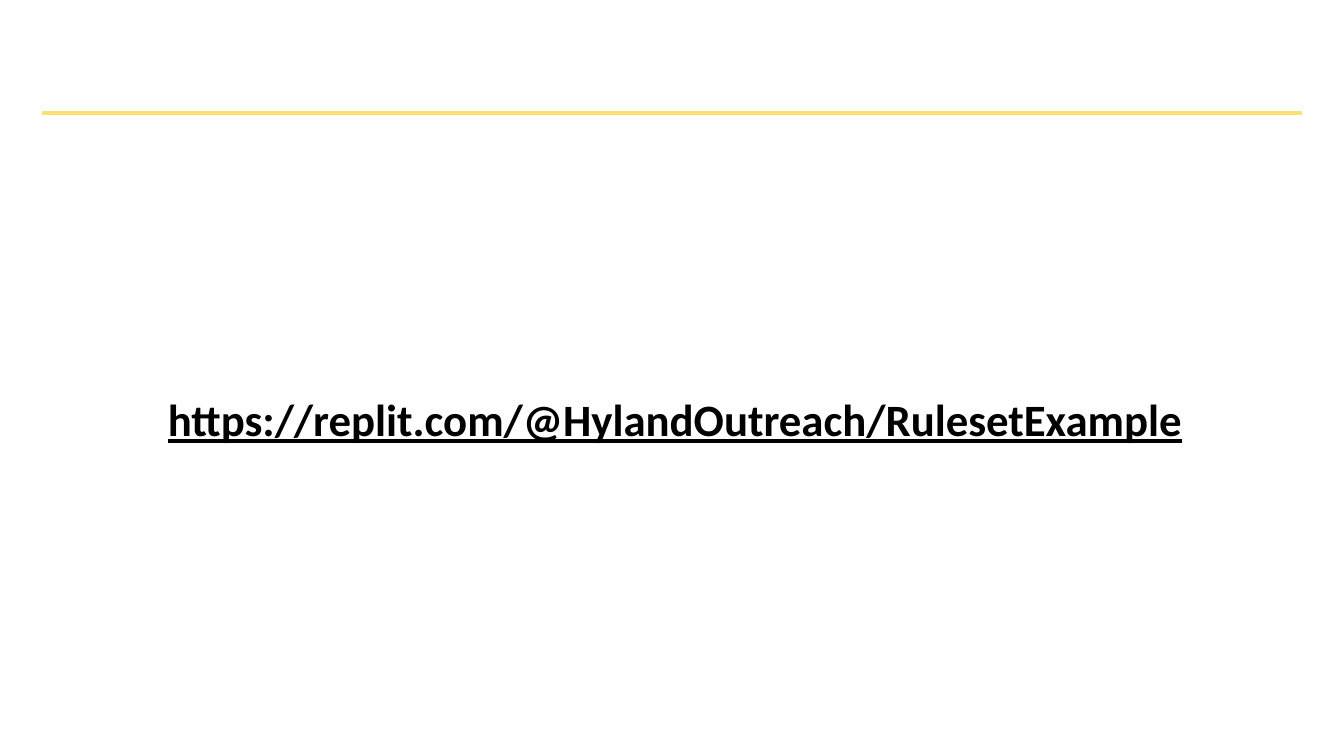
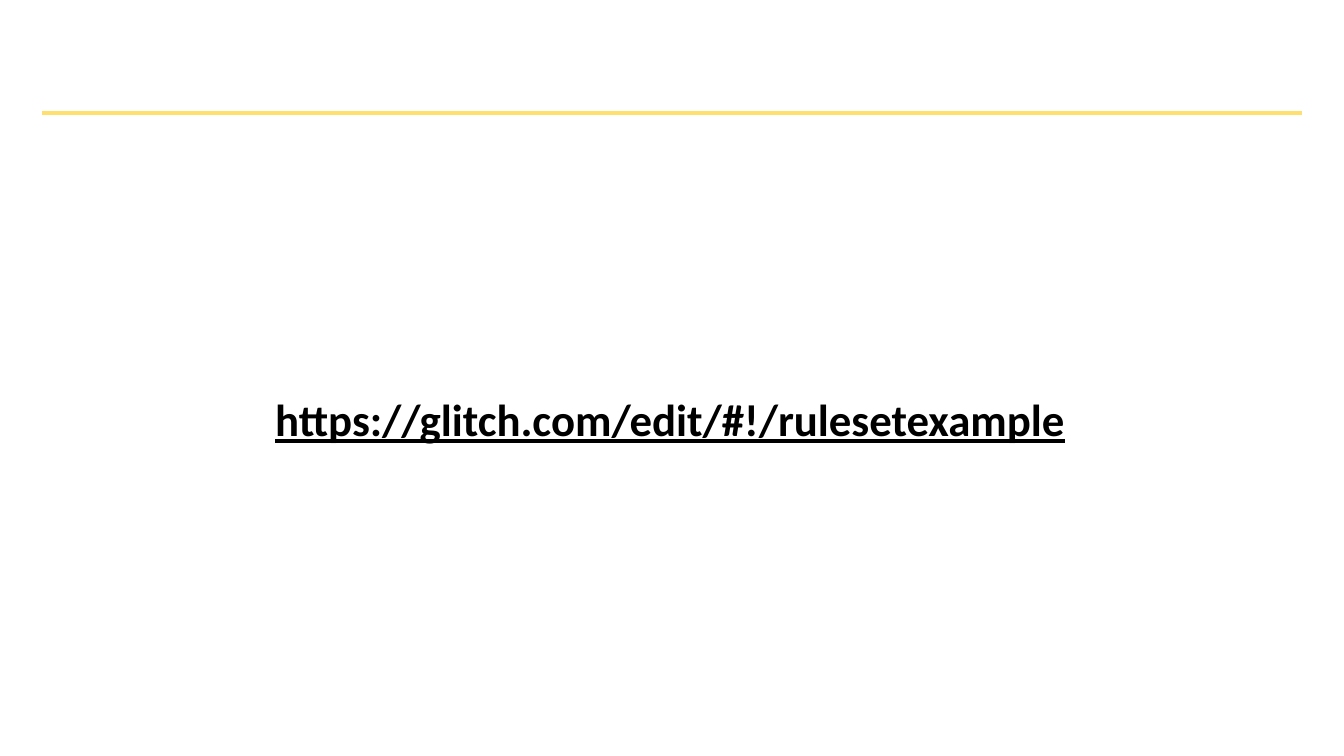
Before and after one commit to hytechclub/web-101, a slide deck: slide 6 of Week06/CssSelectorsAndProperties.pptx. Drawn at 1344x756 pixels with LibreOffice and Linux fonts; fonts in the diff are those of the drawing; background and template pictures are left out. Boxes give left, top, right and bottom in pixels: in the first picture for what was removed or moved away, otherwise in the second. Text is boxed around its words. In the diff, an @@ line names an element or a change of style, - is before the commit and + after.

Commit message:
changed replit links to glitch

```diff
--- a/Week06/CssSelectorsAndProperties.pptx
+++ b/Week06/CssSelectorsAndProperties.pptx
@@ text at box(275, 404, 1064, 444): text changed @@
-https://replit.com/@HylandOutreach/RulesetExample
+https://glitch.com/edit/#!/rulesetexample
```
Also in this commit, not shown: 16 other files.
